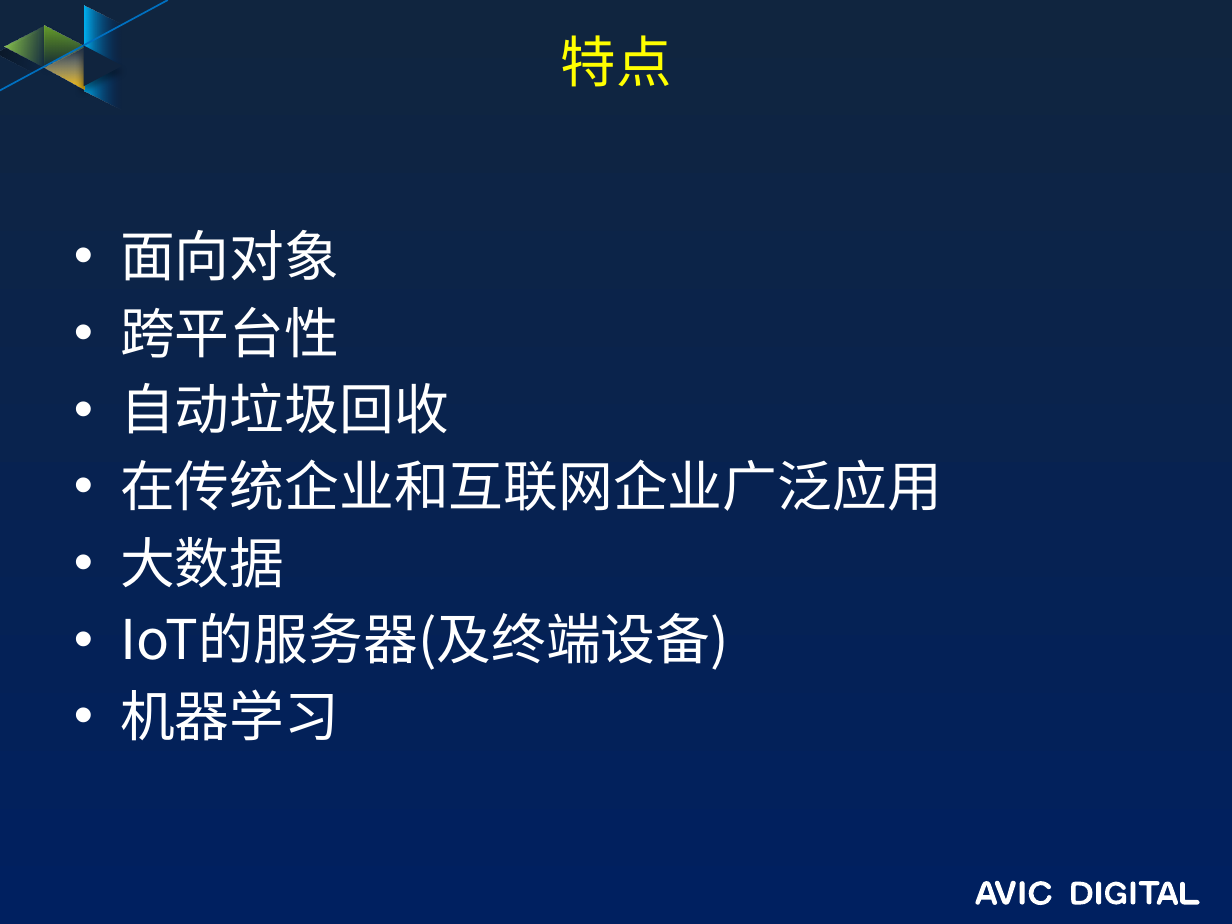
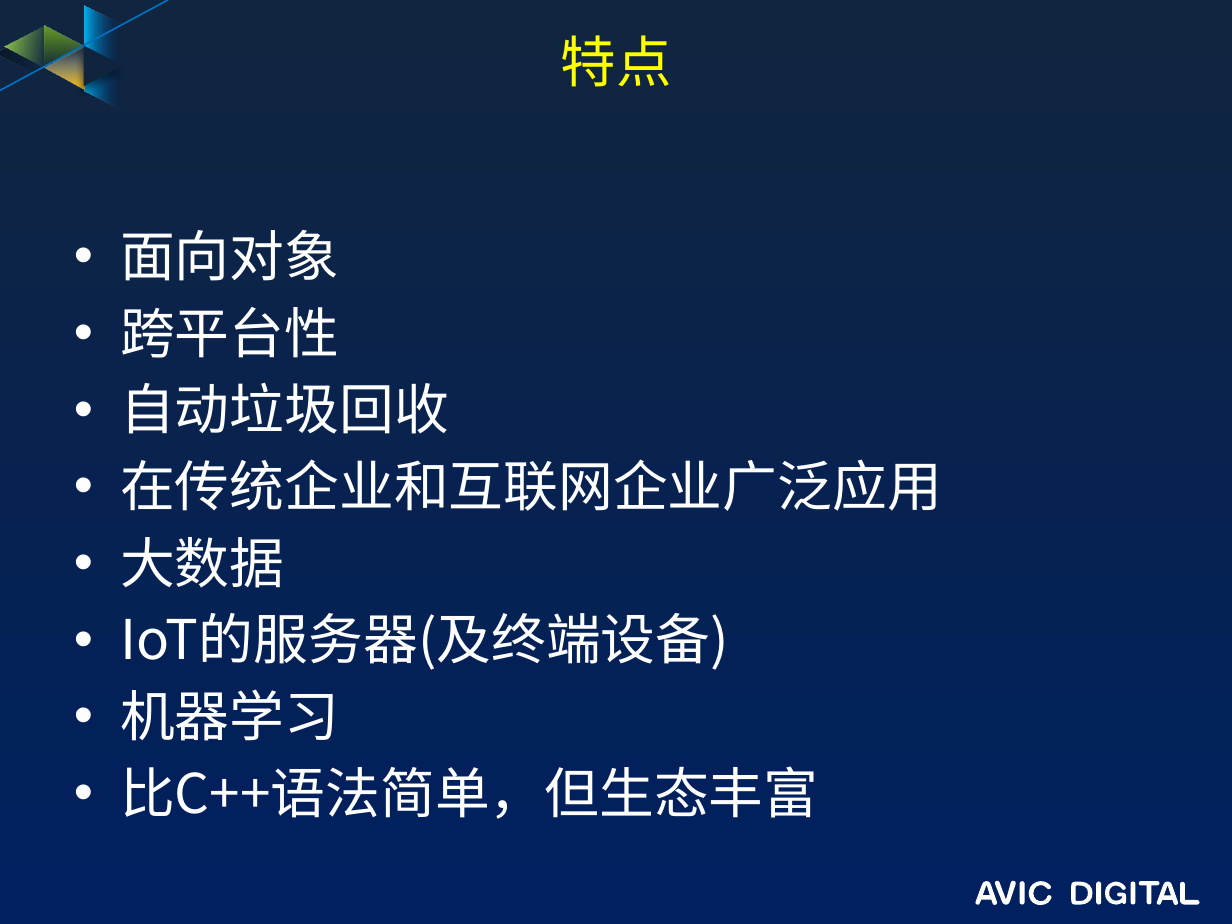
Before and after one commit to guofengzh/java-way, a slide deck: slide 3 of docs/java-概述.pptx. Drawn at 1232x924 pixels with LibreOffice and Linux fonts; fonts in the diff are those of the drawing; background and template pictures are left out. Boxes give left, top, right and bottom in pixels: in the first picture for what was removed or moved away, otherwise in the second. Text is boxed around its words. In the diff, an @@ line names an element or a change of style, - is before the commit and + after.

Commit message:
init

```diff
--- a/docs/java-概述.pptx
+++ b/docs/java-概述.pptx
@@ text at (x1=120, y1=766, x2=818, y2=819): paragraph added @@
+• 比C++语法简单，但生态丰富
```
